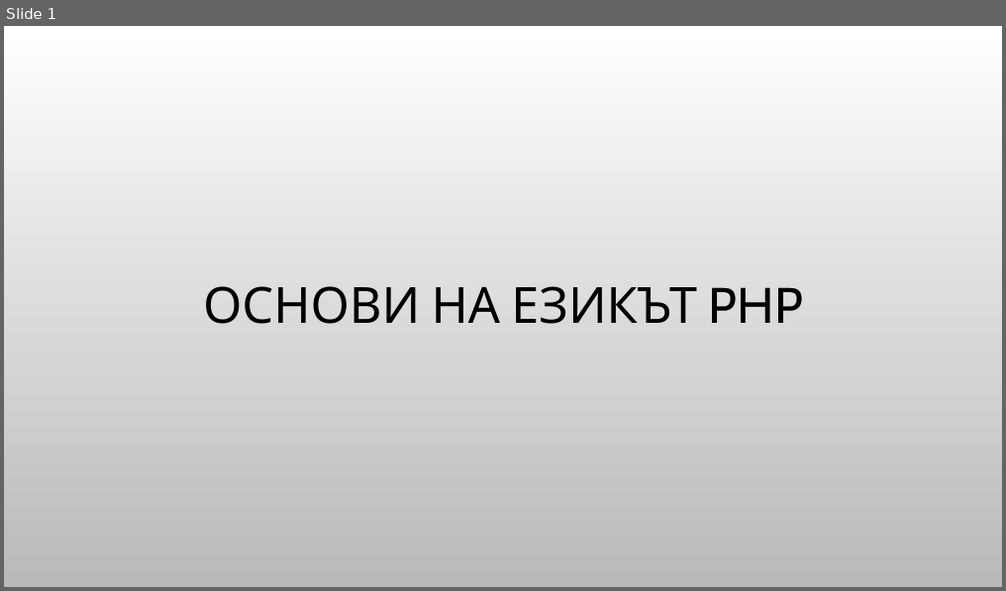
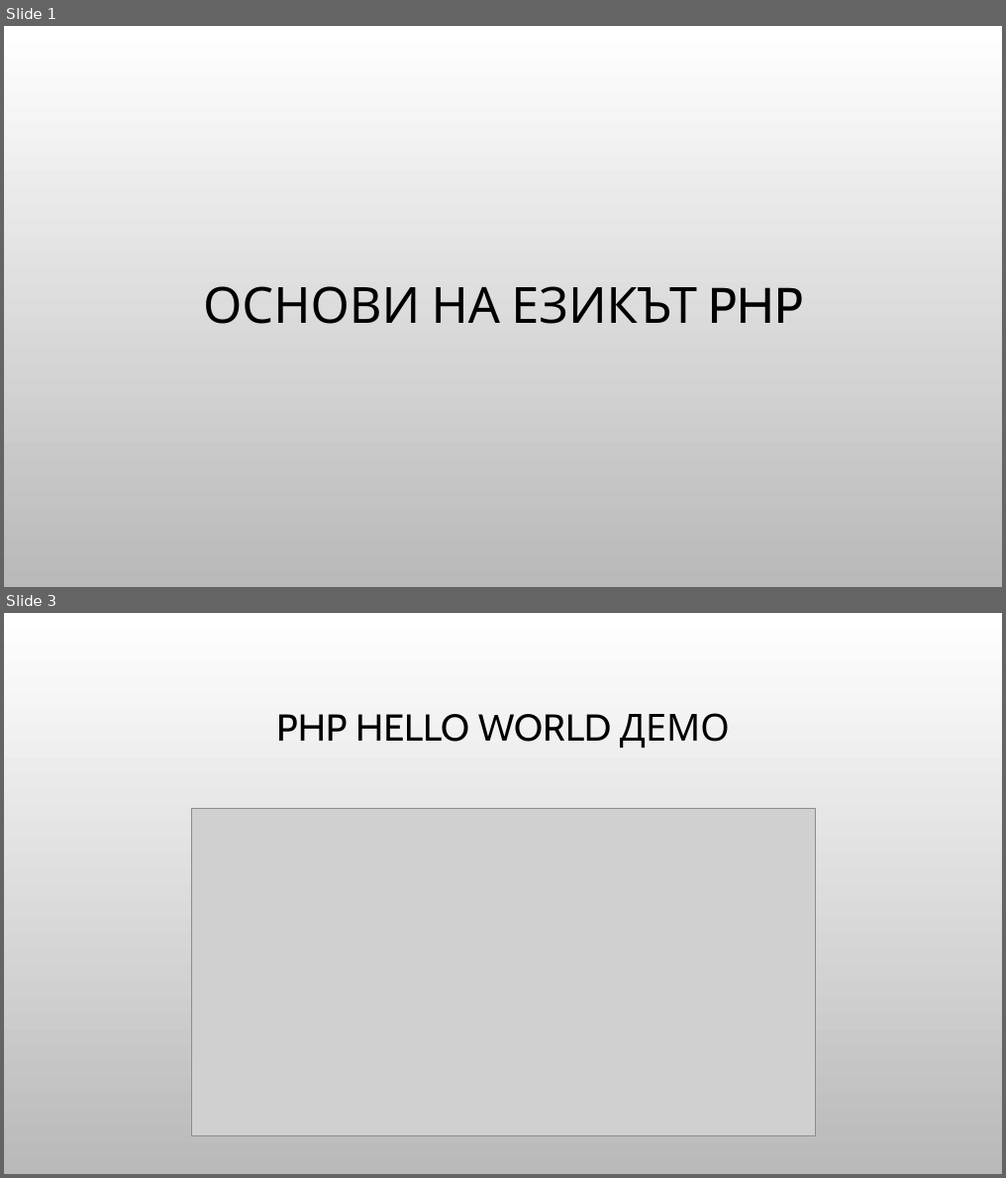
Before and after one commit to Bilyukov/php-mysql-course, a slide deck: 04.php-basics.pptx. Shown one above the other, each under a label of ours: slide 1 before the commit, slides 1 and 3 after it; the slides between them are not shown. The pictures are 1006x591 and 1006x1178 pixels, drawn with LibreOffice and Linux fonts; fonts in the diff are those of the drawing; grey boxes stand for pictures; background and template pictures are left out. Boxes give left, top, right and bottom in pixels: in the first picture for what was removed or moved away, otherwise in the second. Text is boxed around its words. In the diff, an @@ line names an element or a change of style, - is before the commit and + after.

```diff
--- a/04.php-basics.pptx
+++ b/04.php-basics.pptx
@@ slide 3 added at bbox=[4, 613, 1002, 1174], background picture (left out) @@
@@ title added at bbox=[276, 713, 730, 748], 36 pt, text #000000 @@
+PHP HELLO WORLD ДЕМО
@@ picture added at bbox=[191, 808, 815, 1137] @@
```
Also in this commit, not shown: 1 slide changed, 3 other slides added, 1 slide removed, 4 other files.
